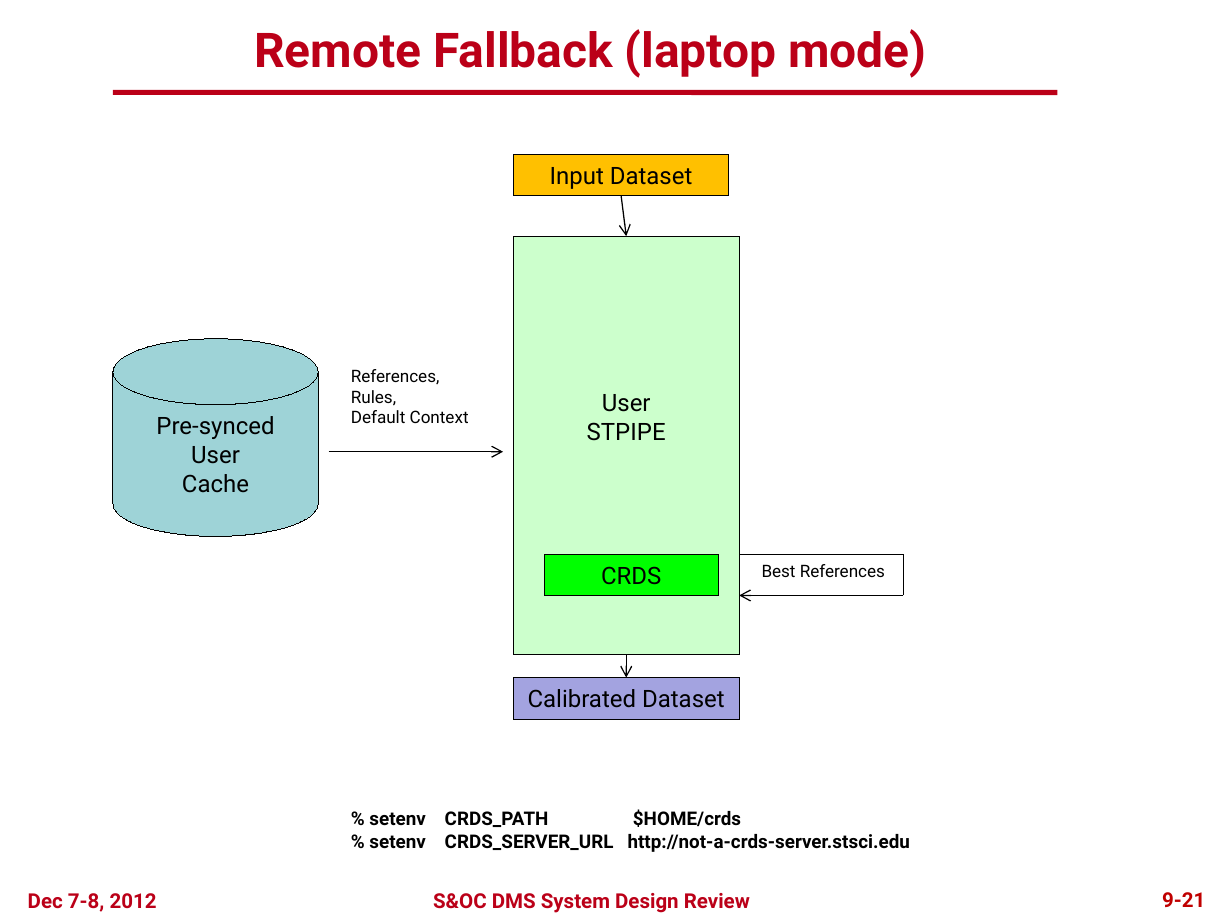
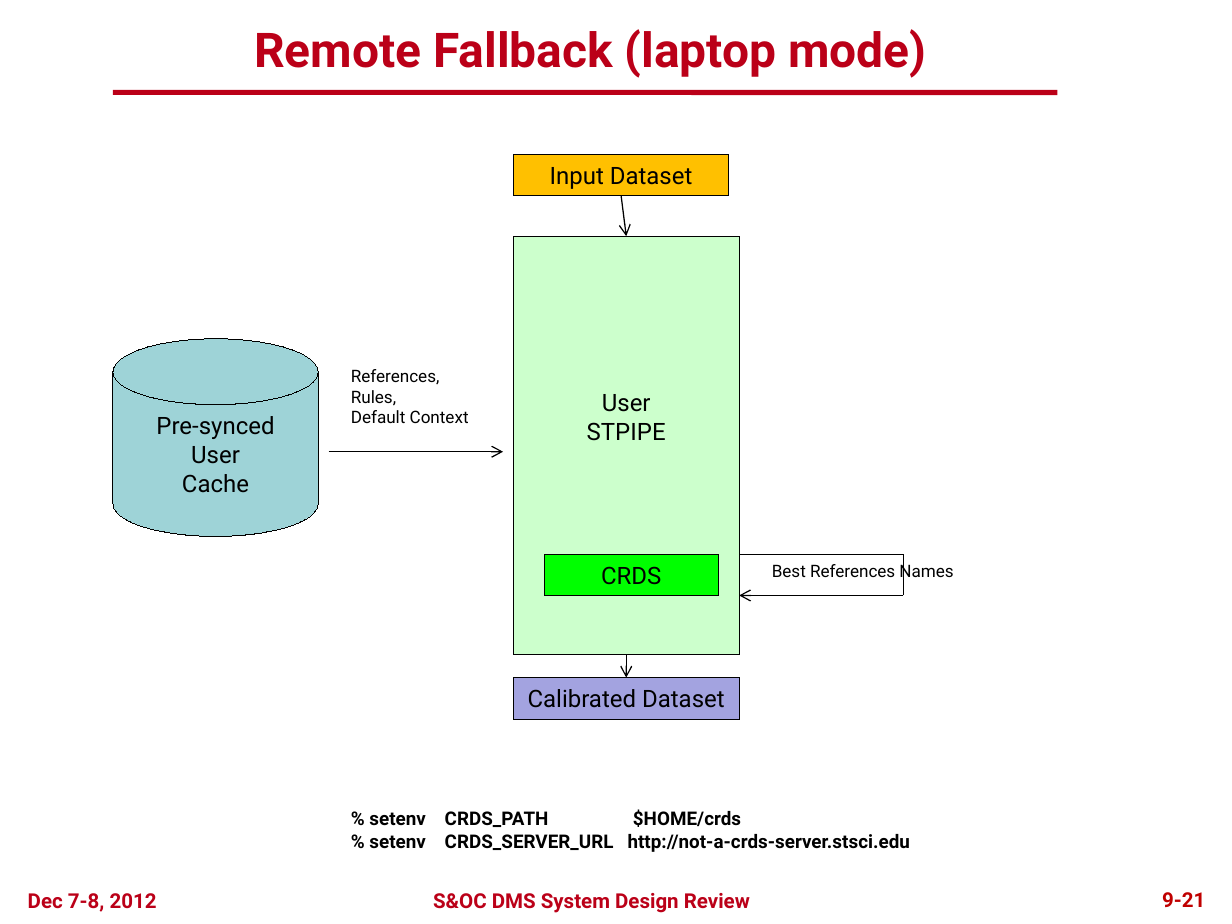
Before and after one commit to spacetelescope/crds, a slide deck: slide 20 of docs/DMS_SDR2_09_CRDS_final.pptx. Drawn at 1232x924 pixels with LibreOffice and Linux fonts; fonts in the diff are those of the drawing; background and template pictures are left out. Boxes give left, top, right and bottom in pixels: in the first picture for what was removed or moved away, otherwise in the second. Text is boxed around its words. In the diff, an @@ line names an element or a change of style, - is before the commit and + after.

```diff
--- a/docs/DMS_SDR2_09_CRDS_final.pptx
+++ b/docs/DMS_SDR2_09_CRDS_final.pptx
@@ text at [772, 562, 953, 583]: text changed @@
-Best References
+Best References Names
```
Also in this commit, not shown: 5 other slides changed.
